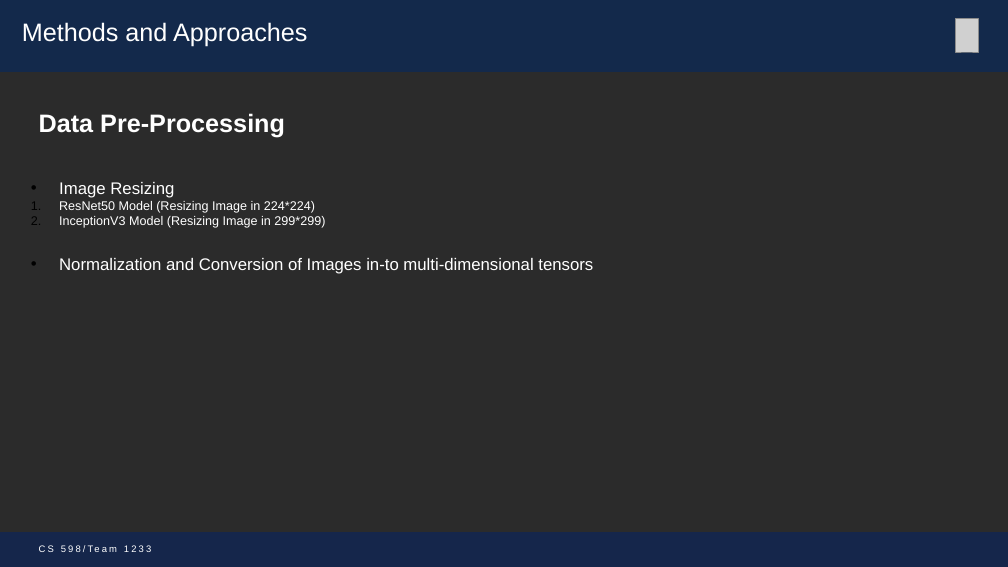
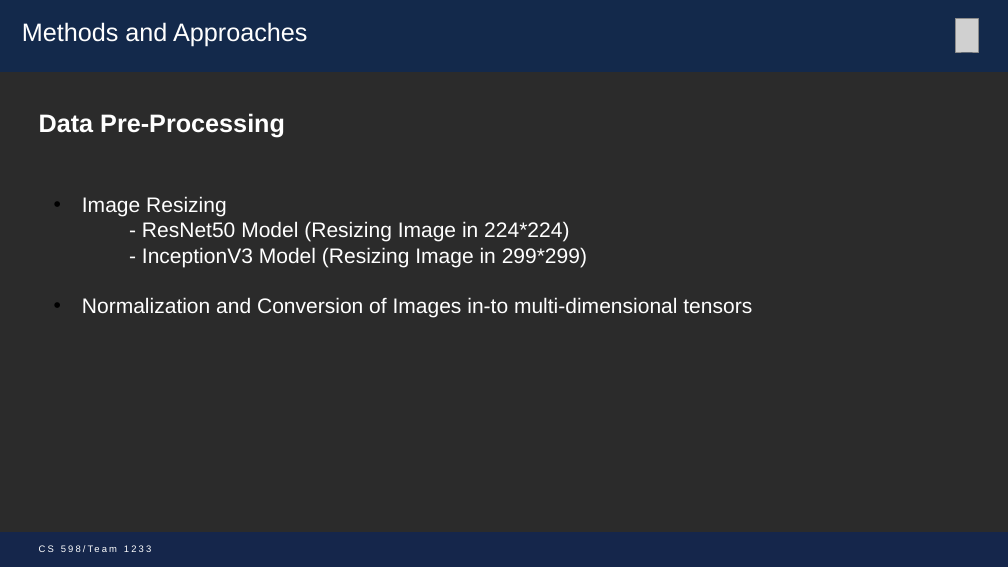
Before and after one commit to mohitbhadauria10/DL-Project, a slide deck: slide 5 of Presentation_Team_1233 _mike.pptx. Drawn at 1008x567 pixels with LibreOffice and Linux fonts; fonts in the diff are those of the drawing; grey boxes stand for pictures; background and template pictures are left out; a plain dark background stands for a picture behind light text. Boxes give left, top, right and bottom in pixels: in the first picture for what was removed or moved away, otherwise in the second. Text is boxed around its words. In the diff, an @@ line names an element or a change of style, - is before the commit and + after.

```diff
--- a/Presentation_Team_1233 _mike.pptx
+++ b/Presentation_Team_1233 _mike.pptx
@@ text "Image Resizing" moved from (x1=59, y1=182, x2=593, y2=274) to (x1=82, y1=196, x2=752, y2=318) @@
@@ text at (x1=82, y1=196, x2=752, y2=318): size 16 to 20 pt in "Image Resizing", "Normalization and Conversion of Images in-to multi-dimension ..." @@
@@ text at (x1=142, y1=221, x2=587, y2=267): text changed; size 12 to 20 pt @@
-          1. ResNet50 Model (Resizing Image in 224*224)
-          2. InceptionV3 Model (Resizing Image in 299*299)
+          - ResNet50 Model (Resizing Image in 224*224)
+          - InceptionV3 Model (Resizing Image in 299*299)
```
Also in this commit, not shown: 11 other slides changed.
